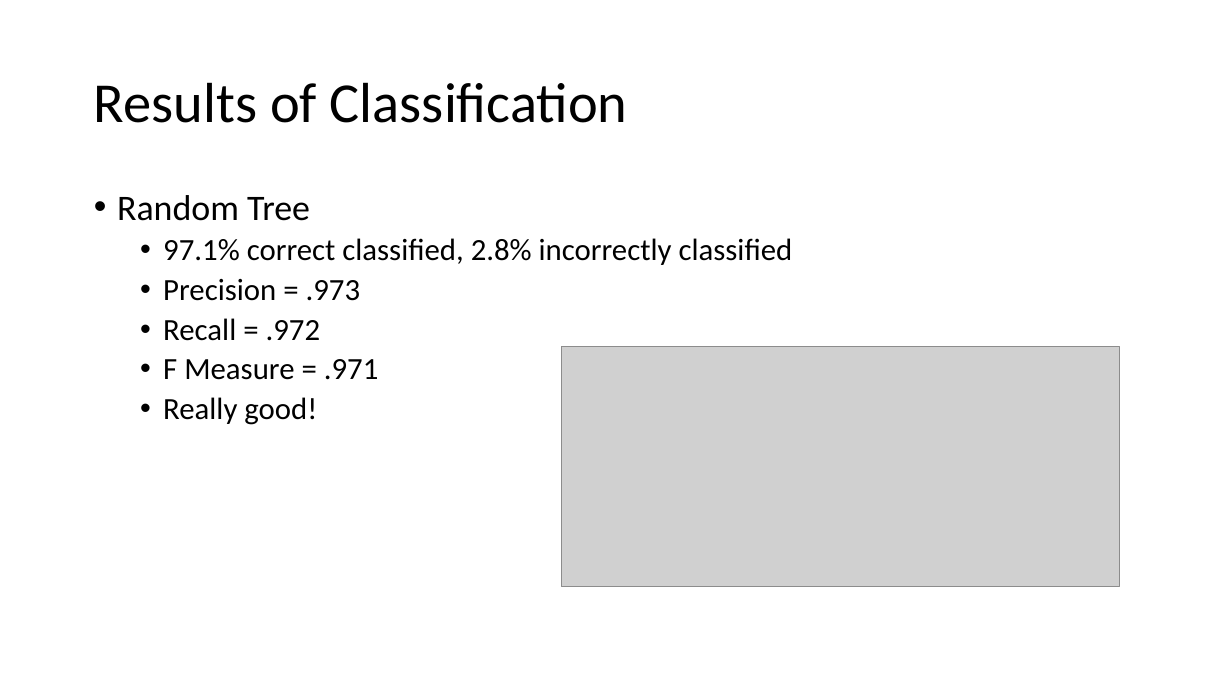
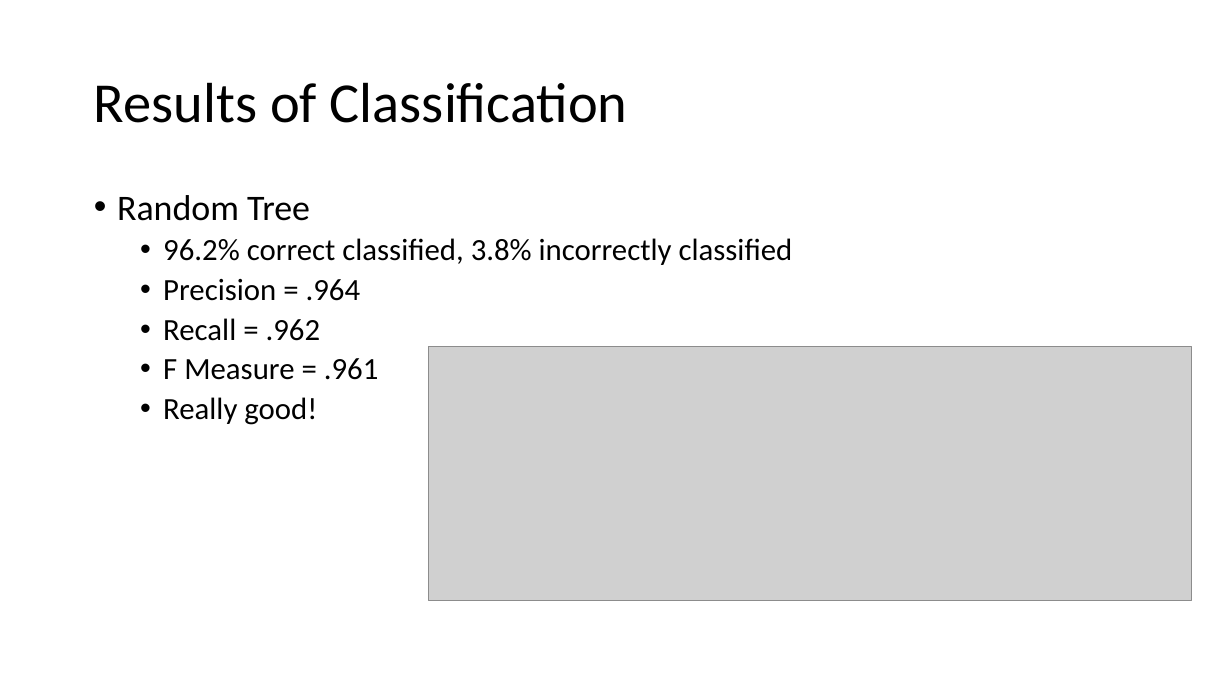
Before and after one commit to ndarwich/Crash-Analysis, a slide deck: slide 9 of Slides/WekaSlides.pptx. Drawn at 1232x693 pixels with LibreOffice and Linux fonts; fonts in the diff are those of the drawing; grey boxes stand for pictures. Boxes give left, top, right and bottom in pixels: in the first picture for what was removed or moved away, otherwise in the second. Text is boxed around its words. In the diff, an @@ line names an element or a change of style, - is before the commit and + after.

Commit message:
Fix for images on slides

```diff
--- a/Slides/WekaSlides.pptx
+++ b/Slides/WekaSlides.pptx
@@ text at [163, 238, 793, 380]: text changed @@
-  • 97.1% correct classified, 2.8% incorrectly classified
-  • Precision = .973
-  • Recall = .972
-  • F Measure = .971
+  • 96.2% correct classified, 3.8% incorrectly classified
+  • Precision = .964
+  • Recall = .962
+  • F Measure = .961
@@ picture: place and size @@
-picture at [561, 347, 1119, 587]
+picture at [428, 347, 1191, 601]
```
Also in this commit, not shown: 3 other slides changed.
